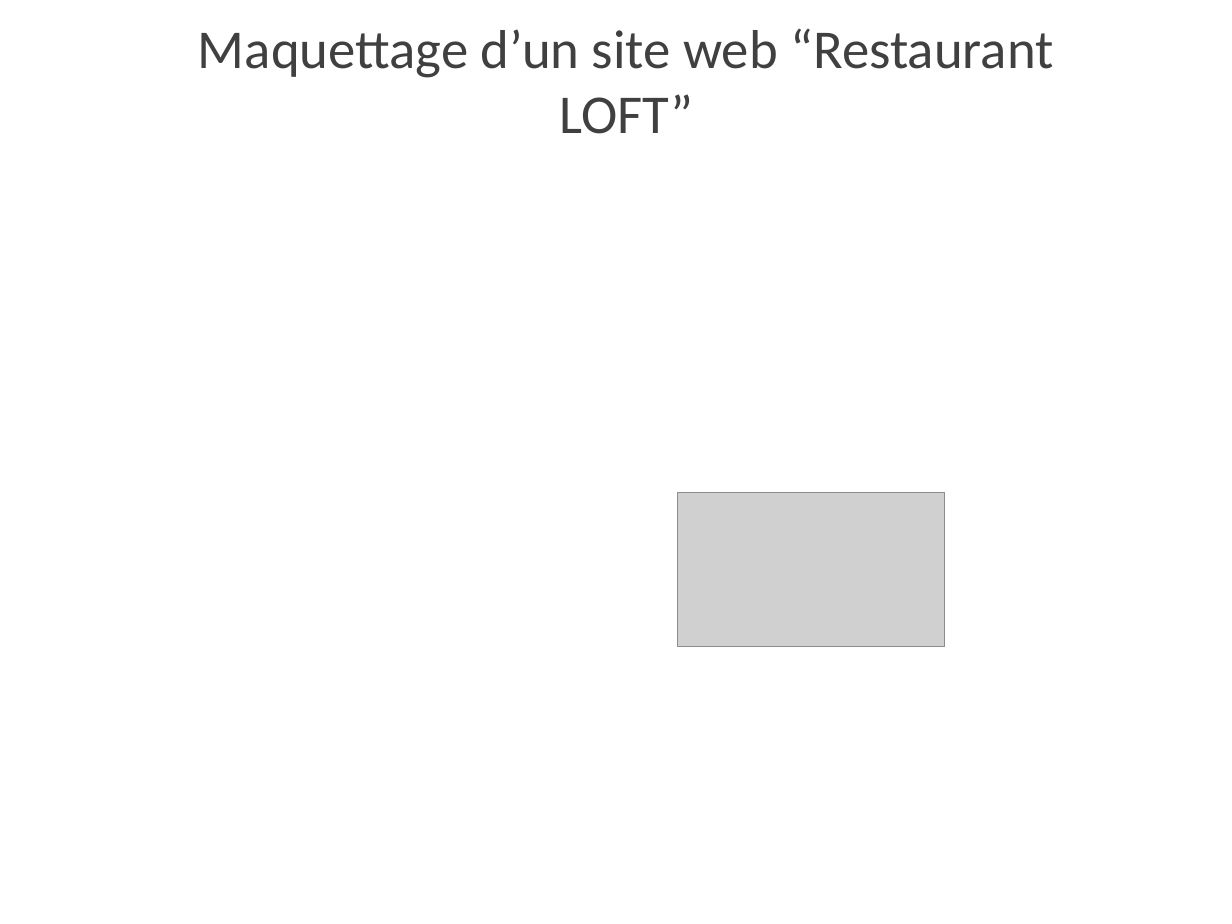
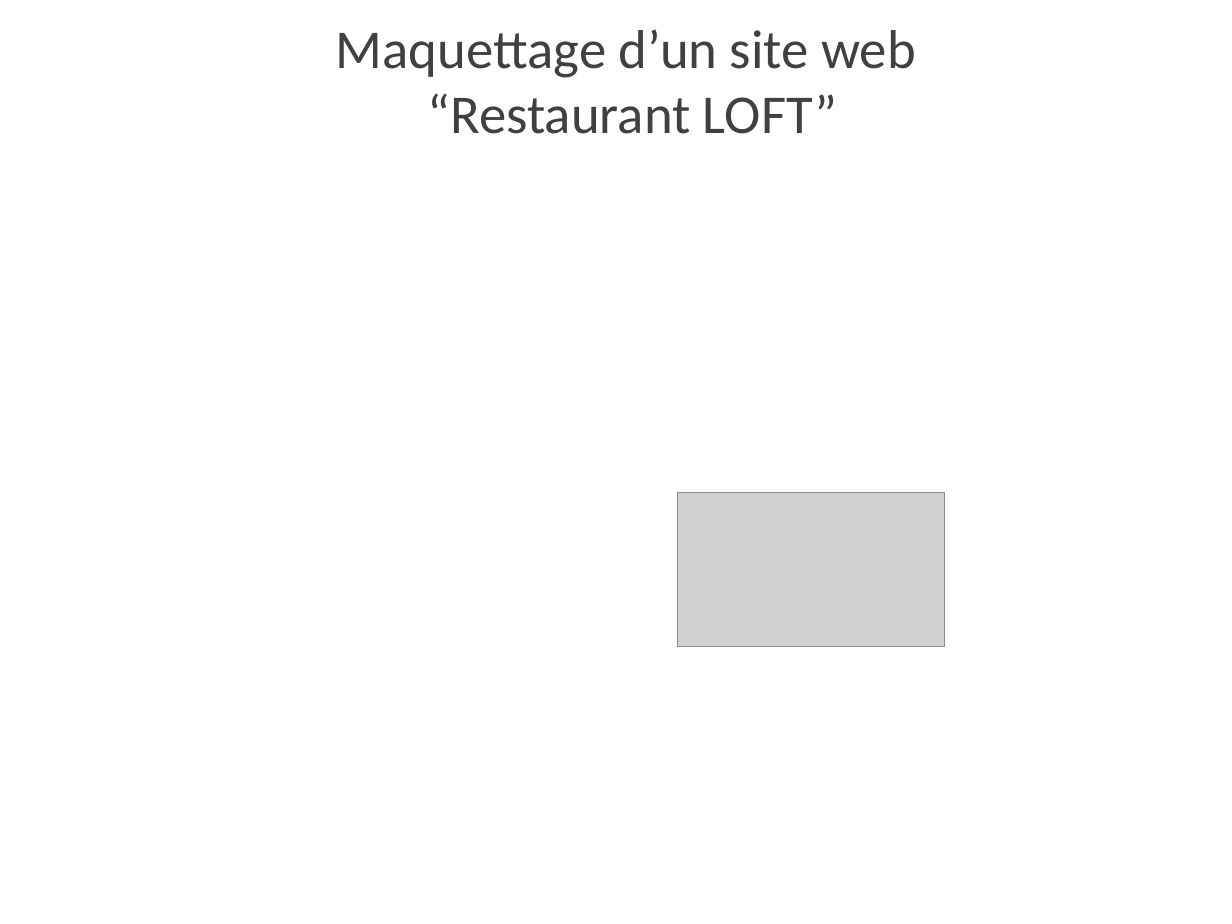
Before and after one commit to DaifAB/Maquettage, a slide deck: slide 1 of Presentation/WIRE PRO.pptx. Drawn at 1232x924 pixels with LibreOffice and Linux fonts; fonts in the diff are those of the drawing; grey boxes stand for pictures; background and template pictures are left out. Boxes give left, top, right and bottom in pixels: in the first picture for what was removed or moved away, otherwise in the second. Text is boxed around its words. In the diff, an @@ line names an element or a change of style, - is before the commit and + after.

```diff
--- a/Presentation/WIRE PRO.pptx
+++ b/Presentation/WIRE PRO.pptx
@@ text at (x1=336, y1=29, x2=916, y2=134): text changed @@
-Maquettage d’un site web “Restaurant LOFT”
+Maquettage d’un site web
+“Restaurant LOFT”
```
Also in this commit, not shown: 10 other files.
